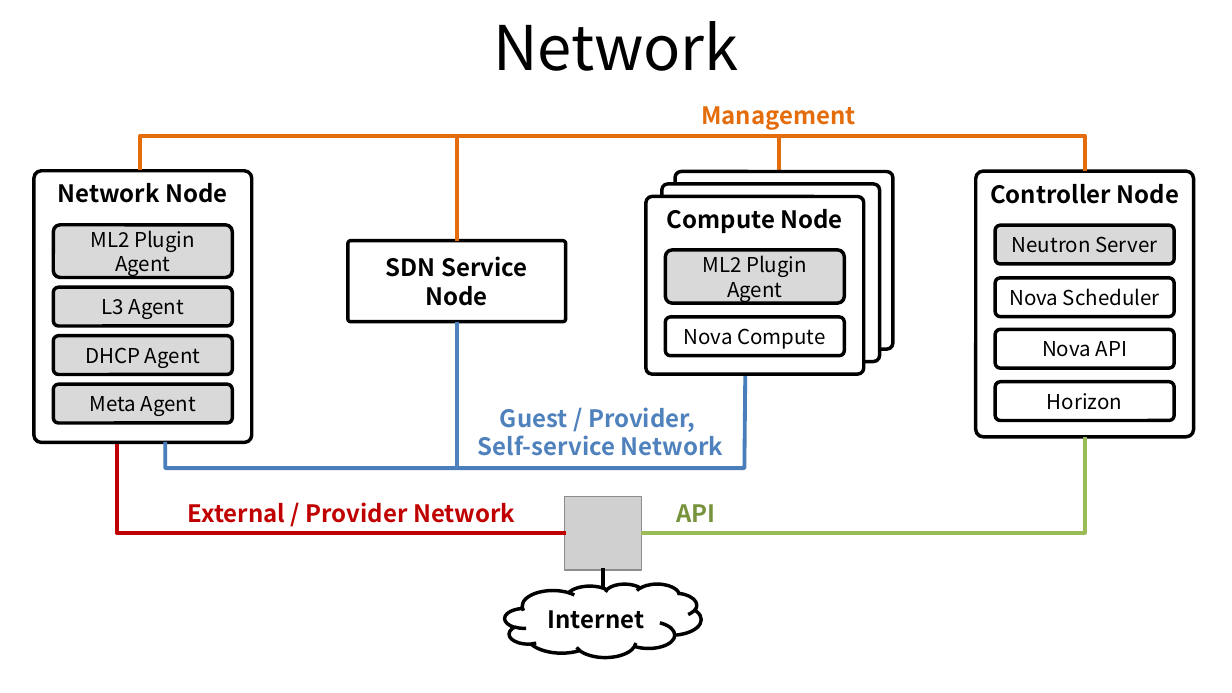
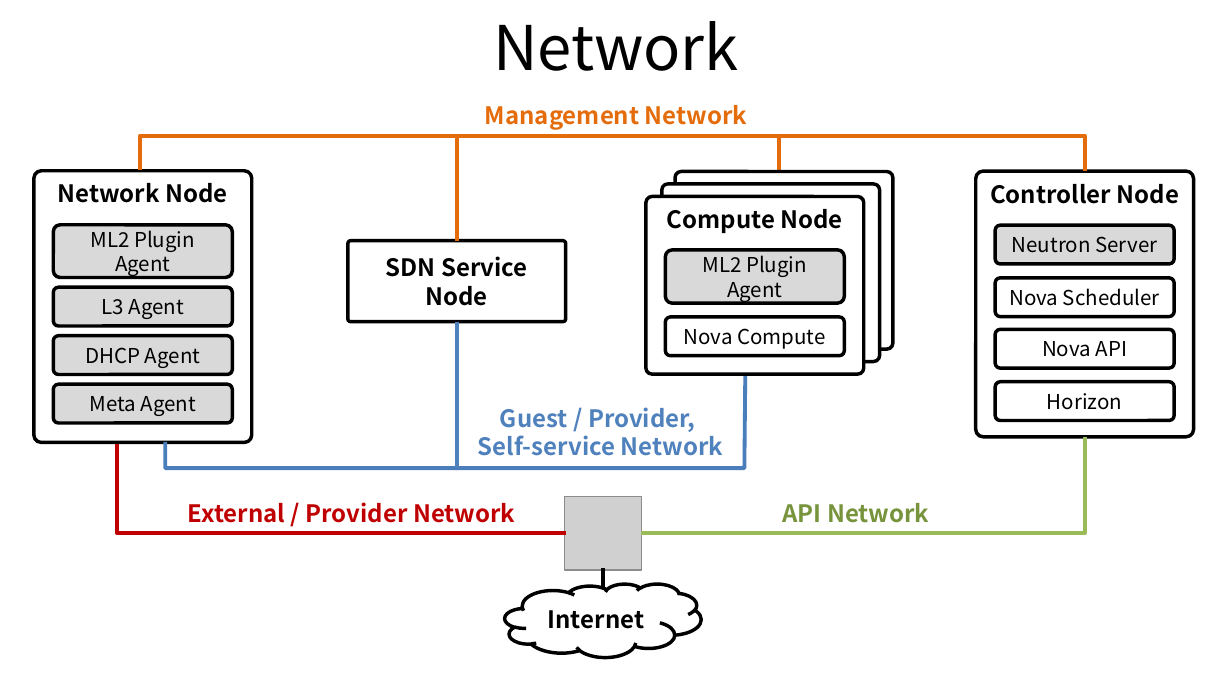
Before and after one commit to ssup2/blog-old, a slide deck: slide 1 of images/theory_analysis/OpenStack_Neutron/OpenStack_Network_Neutron.pptx. Drawn at 1232x693 pixels with LibreOffice and Linux fonts; fonts in the diff are those of the drawing; grey boxes stand for pictures. Boxes give left, top, right and bottom in pixels: in the first picture for what was removed or moved away, otherwise in the second. Text is boxed around its words. In the diff, an @@ line names an element or a change of style, - is before the commit and + after.

```diff
--- a/images/theory_analysis/OpenStack_Neutron/OpenStack_Network_Neutron.pptx
+++ b/images/theory_analysis/OpenStack_Neutron/OpenStack_Network_Neutron.pptx
@@ text at box(485, 105, 747, 130): text changed @@
-Management
+Management Network
@@ text at box(782, 503, 929, 523): text changed @@
-API
+API Network
```
Also in this commit, not shown: 2 other slides changed, 4 other files.
